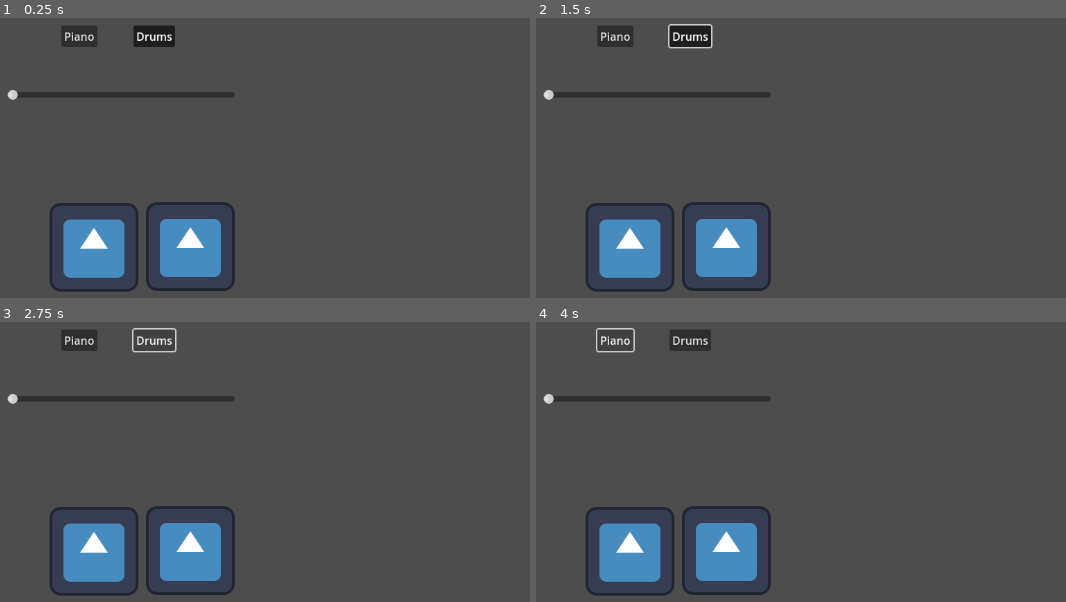
Above: before the commit, frames 1-4 (two rows, left to right).
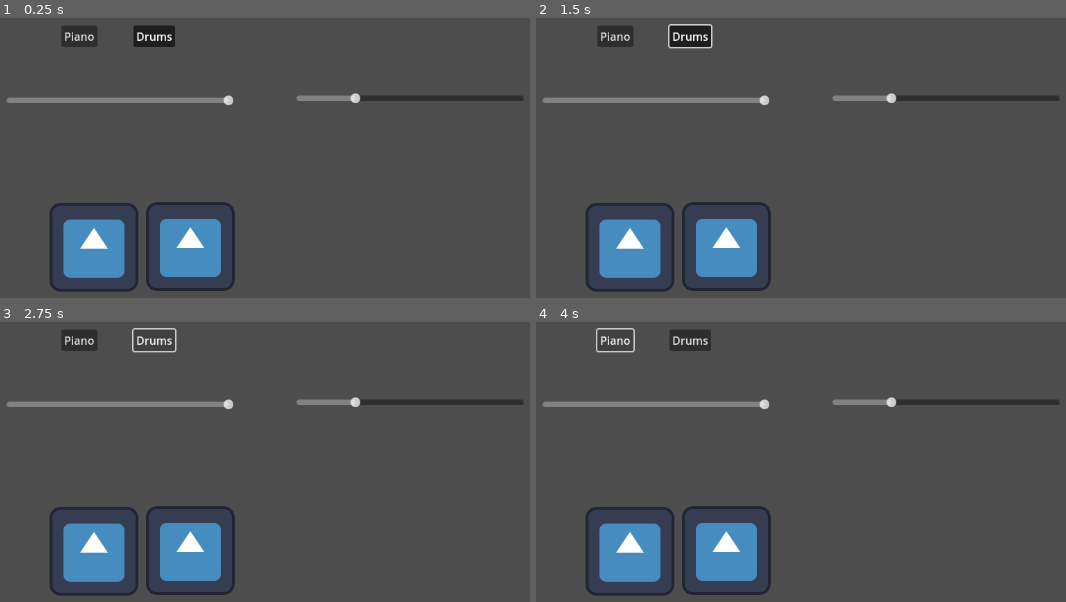
Above: after the commit, the same moments.

Repository: Lyanair/Semester1_Assignment
Game: Godot game, scene res://Piano.tscn
The game is run twice, just before and just after one commit, with the same random seed, the same clock (stepped at 60 frames per second) and the same inputs. The engine's default icon, where the game draws it, is replaced by a stand-in: a white triangle on a blue panel in a dark square.
Inputs:
- Up to frame 1 (0.25 s): no input
- Up to frame 2 (1.5 s): click "Drums" at 0.5 s; click "Drums" at 1.25 s
- Up to frame 3 (2.75 s): click "Drums" at 2 s
- Up to frame 4 (4 s): click "Piano" at 2.75 s; tap A (a) at 3.6 s

The runs differ from the first frame. In frame 1, 2.5% of the frame differs, in the area x 1-99%, y 25-32%; in frame 2, 2.5%; in frame 3, 2.5%; in frame 4, 2.5%.

Commit message:
Volume and Pitch Sliders

Diff:
--- a/semester1-project/Piano.tscn
+++ b/semester1-project/Piano.tscn
@@ -61,6 +61,25 @@
 button_pressed = true
 text = "Drums"
 
+[node name="HSlider" type="HSlider" parent="."]
+offset_left = 83.0
+offset_top = 159.0
+offset_right = 411.0
+offset_bottom = 301.0
+max_value = 1.0
+step = 0.01
+value = 1.0
+
+[node name="HSlider2" type="HSlider" parent="."]
+offset_left = 501.0
+offset_top = 156.0
+offset_right = 829.0
+offset_bottom = 298.0
+min_value = 0.01
+max_value = 4.0
+step = 0.01
+value = 1.0
+
 [node name="Piano Sound Players" type="Node2D" parent="."]
 
 [node name="Piano a" type="AudioStreamPlayer2D" parent="Piano Sound Players"]
@@ -171,14 +190,12 @@
 
 [node name="Drums 11" type="AudioStreamPlayer2D" parent="Drum Sound Players"]
 stream = ExtResource("25_rycur")
-
-[node name="HSlider" type="HSlider" parent="."]
-offset_left = 84.0
-offset_top = 151.0
-offset_right = 412.0
-offset_bottom = 293.0
 
 [connection signal="button_down" from="Button" to="Sprite2D" method="_on_button_button_down"]
 [connection signal="button_down" from="Button" to="Sprite2D2" method="_on_button_button_down"]
 [connection signal="button_down" from="Button2" to="Sprite2D" method="_on_button_2_button_down"]
 [connection signal="button_down" from="Button2" to="Sprite2D2" method="_on_button_2_button_down"]
+[connection signal="value_changed" from="HSlider" to="Sprite2D" method="_on_h_slider_value_changed"]
+[connection signal="value_changed" from="HSlider" to="Sprite2D2" method="_on_h_slider_value_changed"]
+[connection signal="value_changed" from="HSlider2" to="Sprite2D" method="_on_h_slider_2_value_changed"]
+[connection signal="value_changed" from="HSlider2" to="Sprite2D2" method="_on_h_slider_2_value_changed"]
--- a/semester1-project/Scripts/Key.gd
+++ b/semester1-project/Scripts/Key.gd
@@ -22,3 +22,11 @@
 
 	if Input.is_action_just_released(keybind):
 		self.modulate = Color.WHITE
+
+
+func _on_h_slider_value_changed(value: float) -> void:
+	currsound.volume_db = linear_to_db(value)
+
+
+func _on_h_slider_2_value_changed(value: int) -> void:
+	currsound.pitch_scale = value
